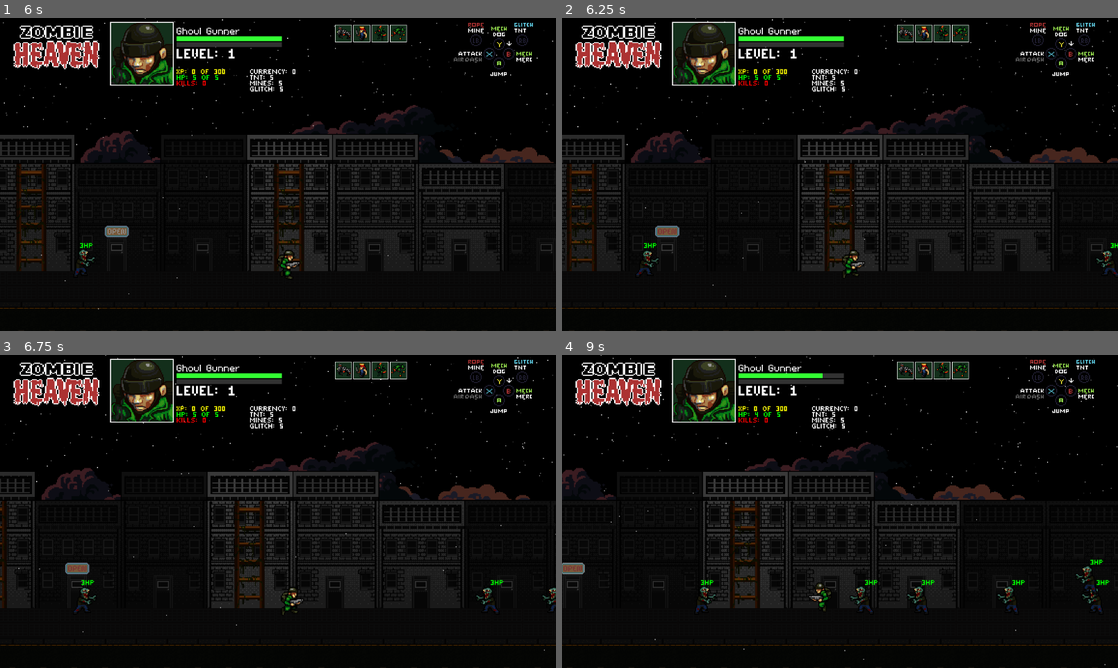
Above: before the commit, frames 1-4 (two rows, left to right).
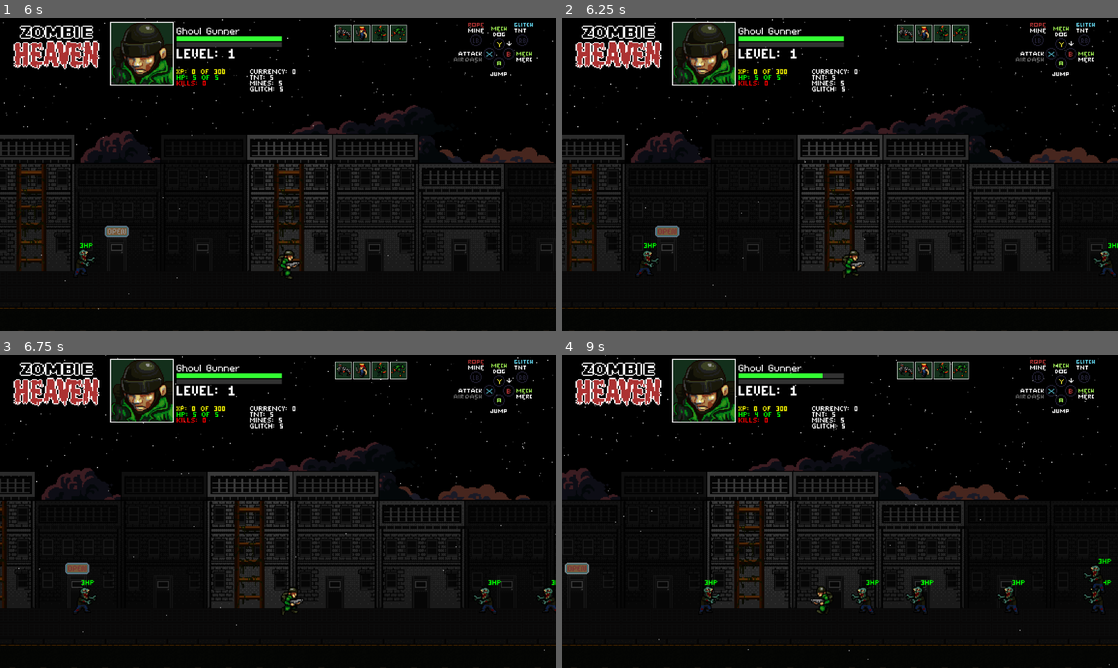
Above: after the commit, the same moments.

Repository: Tekknobot/ZombieSlug
Game: Godot game, scene res://Scenes/Titlescreen.tscn
Same seed, same stepped clock (60 frames per second), same inputs: the game is played once before the commit and once after it.
Inputs:
- Up to frame 1 (6 s): tap Enter (ui_accept) at 0.5, 0.77, 1.52, 3.02, 3.77, 4.52 s; hold Up (ui_up) 0.53-2.03 s; hold Left (ui_left) 2.03-3.53 s; hold Down (ui_down) 3.53-4.28 s; hold Right (ui_right) 4.28-5.03 s; hold Up (ui_up) 5.03-5.78 s; hold Right (ui_right) from 5.78 s (still down)
- Up to frame 2 (6.25 s): keep holding Right (ui_right); tap Enter (ui_accept) at 6.02 s
- Up to frame 3 (6.75 s): keep holding Right (ui_right)
- Up to frame 4 (9 s): tap Enter (ui_accept) at 6.77, 7.52 s; release Right (ui_right) at 8.03 s; hold Down (ui_down) 8.03-8.78 s; hold Left (ui_left) from 8.78 s (still down)

Frame 1 is identical in both runs. In frame 2, 0.1% of the frame differs, in the area x 95-100%, y 71-83%; in frame 3, 0.3%; in frame 4, 5.6%, in the area x 0-100%, y 0-100%.

Commit message:
Refactor.

Diff:
--- a/Scripts/zombie.gd
+++ b/Scripts/zombie.gd
@@ -49,8 +49,8 @@
 @export var chain_damage: int   = 2
 var _lightning_fx := preload("res://Scenes/Effects/Chain_Bolt.tscn")
 
-@export var climb_step: float        = 16.0  # how tall a single “step” is
-@export var climb_duration:  float = 0.1    # how long the climb lerp takes
+@export var climb_step: float        = 8.0  # how tall a single “step” is
+@export var climb_duration:  float = 0.25    # how long the climb lerp takes
 @export var max_climb_height: float  = 32.0  # only climb if the other is this high or lower
 @export var climb_cooldown: float    = 0.2   # prevent repeated stepping
 var _climb_timer: float = 0.0
